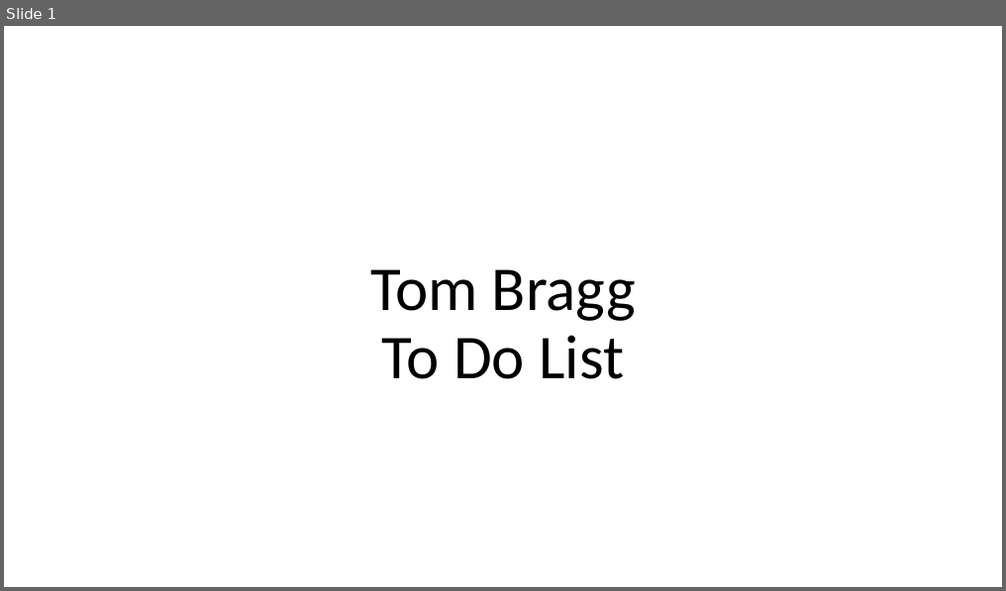
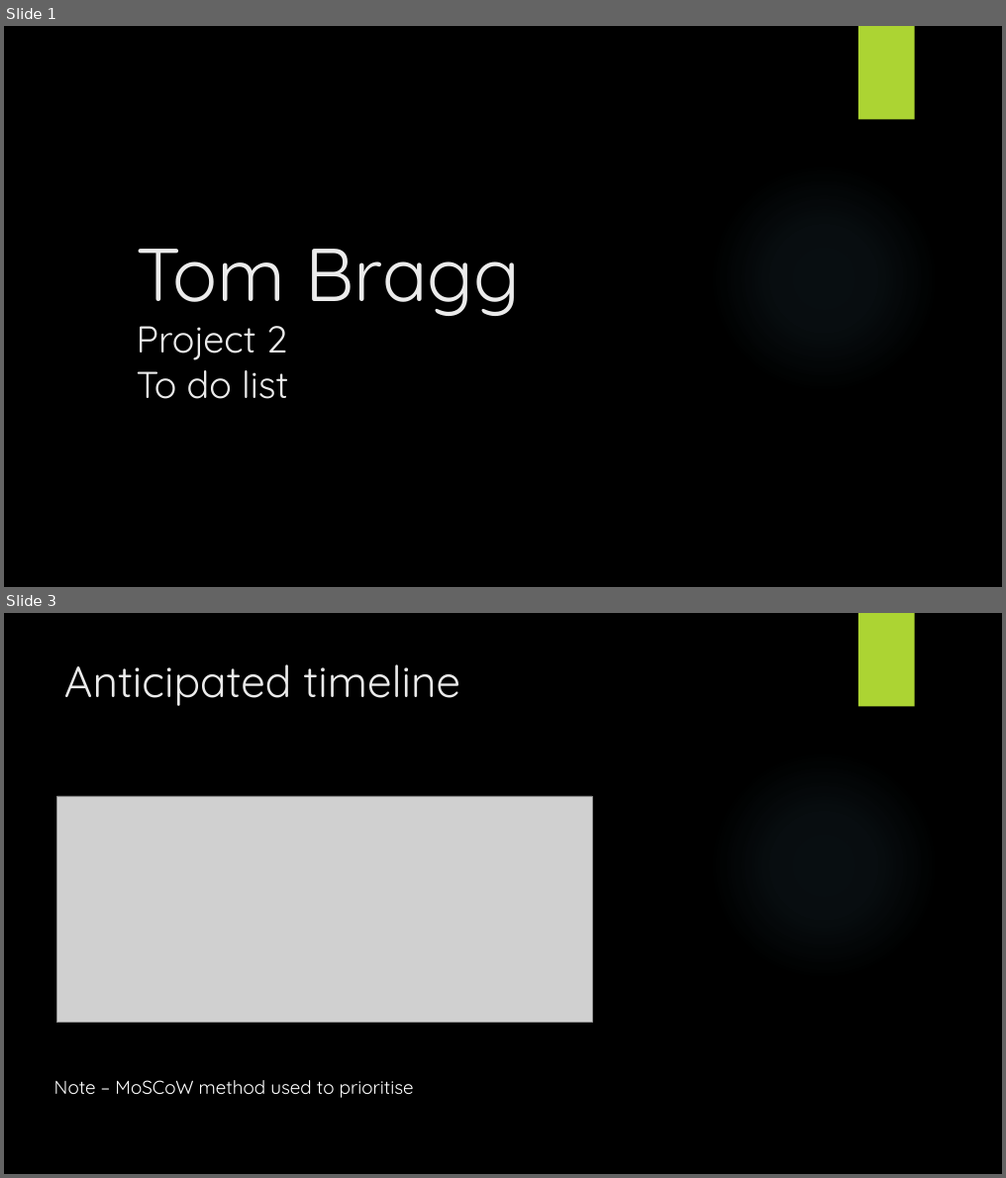
Before and after one commit to TomBraggg/ToDoList, a slide deck: Documentation/TDL presentation.pptx. Shown one above the other, each under a label of ours: slide 1 before the commit, slides 1 and 3 after it; the slides between them are not shown. The pictures are 1006x591 and 1006x1178 pixels, drawn with LibreOffice and Linux fonts; fonts in the diff are those of the drawing; grey boxes stand for pictures; background and template pictures are left out. Boxes give left, top, right and bottom in pixels: in the first picture for what was removed or moved away, otherwise in the second. Text is boxed around its words. In the diff, an @@ line names an element or a change of style, - is before the commit and + after.

```diff
--- a/Documentation/TDL presentation.pptx
+++ b/Documentation/TDL presentation.pptx
@@ slide 3 added at box(4, 613, 1002, 1174), background picture (left out); not listed: 2 template elements that a slide beside it also shows @@
@@ title added at box(64, 664, 460, 706), 42 pt, text #EBEBEB @@
+Anticipated timeline
@@ picture added at box(57, 796, 592, 1023) @@
@@ text added at box(54, 1080, 414, 1098), 18 pt, text #FFFFFF @@
+Note – MoSCoW method used to prioritise
@@ slide 1 changed as well @@
@@ background #FFFFFF to picture (left out) @@
@@ rectangle added at box(858, 26, 915, 120), fill #ACD433 @@
@@ ellipse added at box(709, 163, 939, 393), fill gradient #7AC4F0 @@
@@ title at box(137, 249, 521, 399): text changed; size 60 to 36 pt; font Calibri to Quicksand; text colour #000000 to #EBEBEB @@
-Tom Bragg
-To Do List
+Tom Bragg
+Project 2
+To do list
```
Also in this commit, not shown: 4 other slides changed, 7 other slides added, 4 slides removed, 4 other files.
